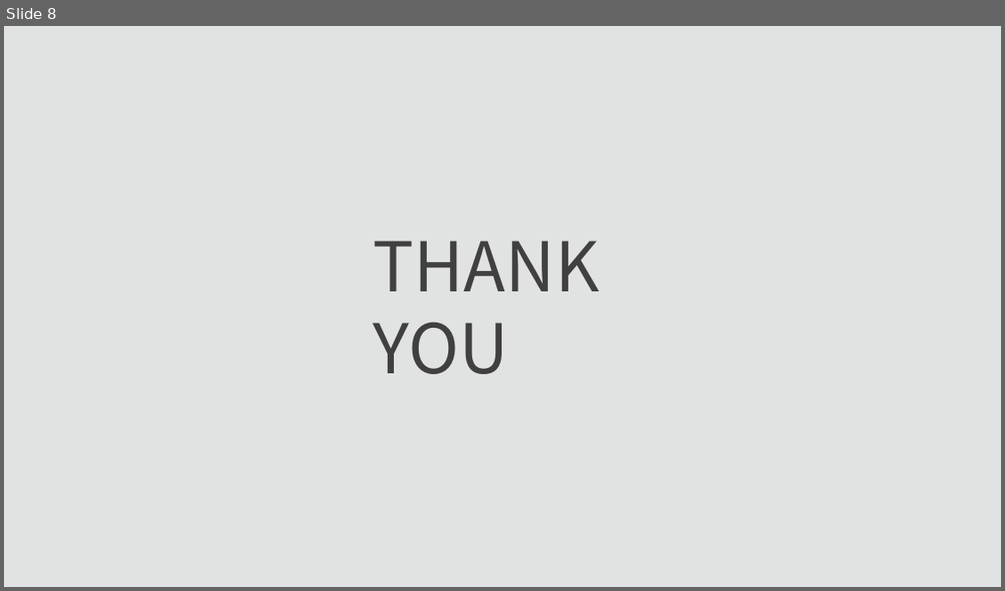
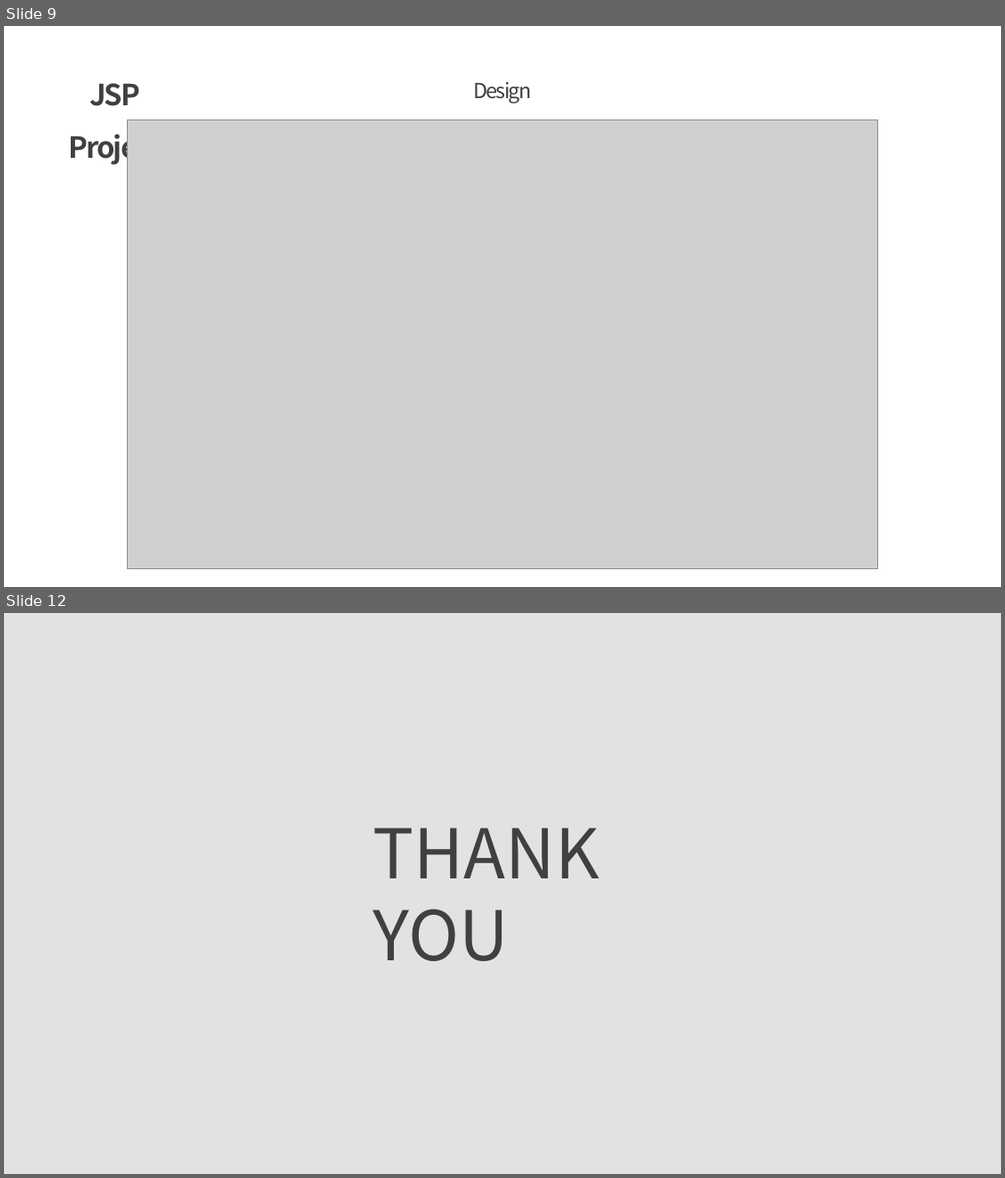
Before and after one commit to Mareef/College, a slide deck: jsp/project_201644008.pptx. Shown one above the other, each under a label of ours: slide 8 before the commit, slides 9 and 12 after it; the slides between them are not shown. The pictures are 1005x591 and 1005x1178 pixels, drawn with LibreOffice and Linux fonts; fonts in the diff are those of the drawing; grey boxes stand for pictures. Boxes give left, top, right and bottom in pixels: in the first picture for what was removed or moved away, otherwise in the second. Text is boxed around its words. In the diff, an @@ line names an element or a change of style, - is before the commit and + after.

```diff
--- a/jsp/project_201644008.pptx
+++ b/jsp/project_201644008.pptx
@@ slide 9 added at (x1=4, y1=26, x2=1001, y2=587), background #FFFFFF @@
@@ text added at (x1=68, y1=83, x2=162, y2=165), 28 pt, text #404040, bold @@
+JSP Project
@@ text added at (x1=473, y1=82, x2=531, y2=103), 20 pt, text #404040 @@
+Design
@@ picture added at (x1=128, y1=119, x2=878, y2=569) @@
@@ what was slide 8 is now slide 12 @@
```
Also in this commit, not shown: 3 slides changed, 4 other slides added, 1 slide removed, 5 other files.
